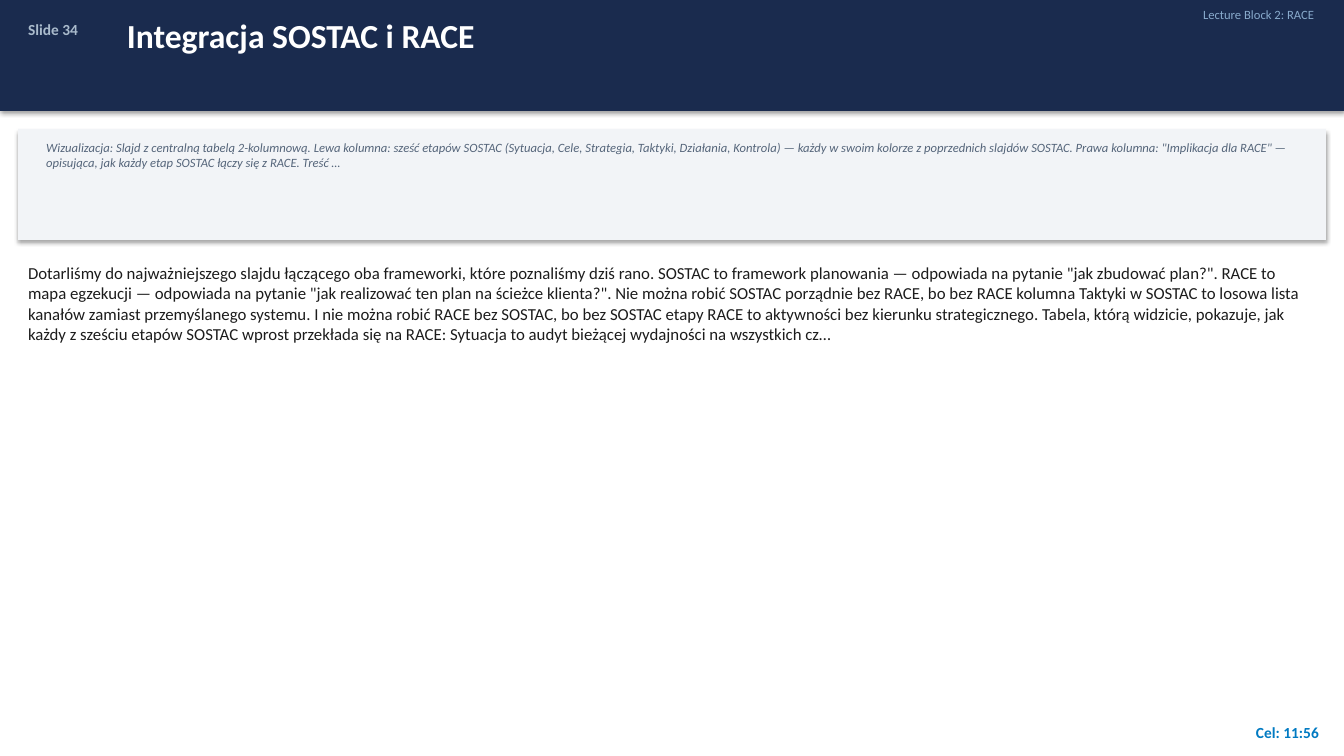
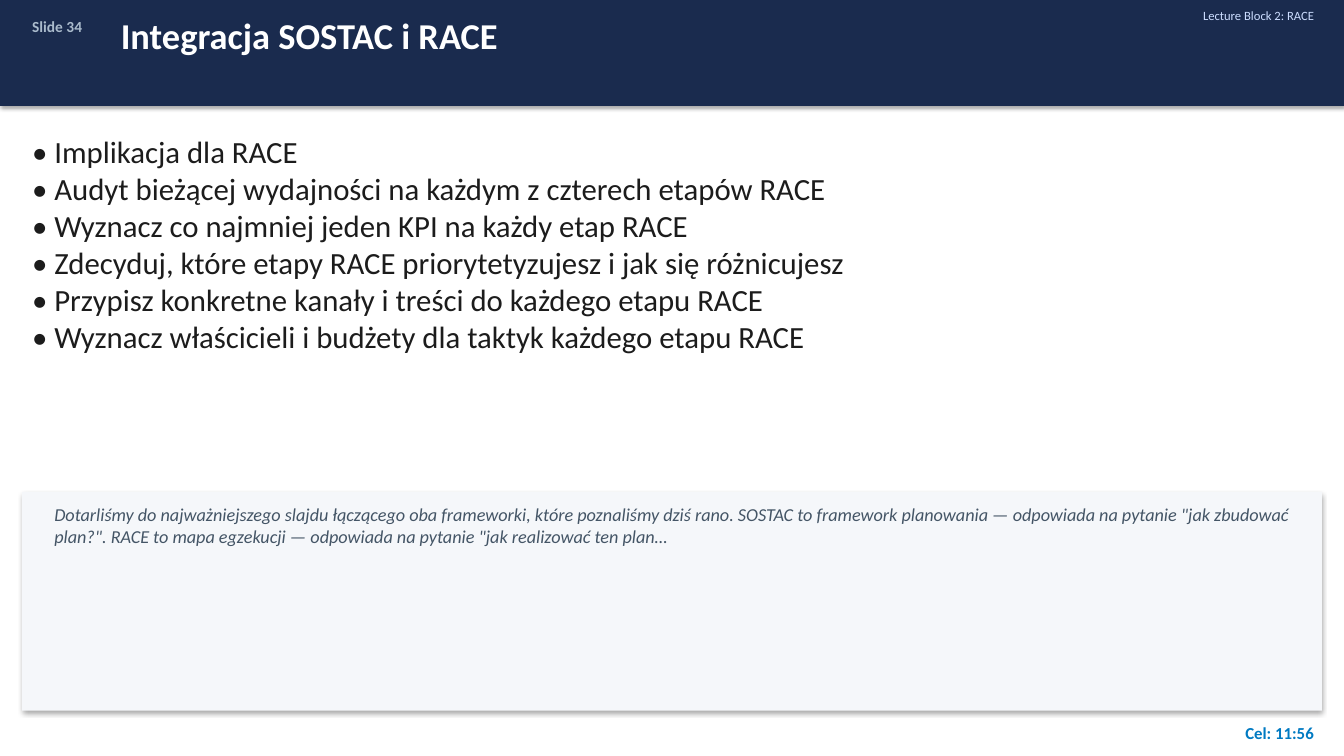
Before and after one commit to porwisz/marketing-zajecia, a slide deck: slide 34 of course-materials/Strategia_Marketingu_Cyfrowego.pptx. Drawn at 1344x756 pixels with LibreOffice and Linux fonts; fonts in the diff are those of the drawing. Boxes give left, top, right and bottom in pixels: in the first picture for what was removed or moved away, otherwise in the second. Text is boxed around its words. In the diff, an @@ line names an element or a change of style, - is before the commit and + after.

```diff
--- a/course-materials/Strategia_Marketingu_Cyfrowego.pptx
+++ b/course-materials/Strategia_Marketingu_Cyfrowego.pptx
@@ rectangle: place and size @@
-rectangle at bbox=[0, 0, 1344, 111]
+rectangle at bbox=[0, 0, 1344, 106]
@@ text "Slide 34": place and size @@
-text "Slide 34" at bbox=[28, 24, 78, 35]
+text "Slide 34" at bbox=[32, 21, 82, 32]
@@ text "Integracja SOSTAC i RACE" at bbox=[121, 23, 497, 55]: size 24 to 26 pt @@
@@ text "Lecture Block 2: RACE" at bbox=[1203, 11, 1314, 20]: text colour #88AACC to #CCDDFF @@
@@ rectangle removed at bbox=[18, 129, 1326, 240] @@
@@ text removed at bbox=[46, 143, 1272, 169] @@
-Wizualizacja: Slajd z centralną tabelą 2-kolumnową. Lewa kolumna: sześć etapów SOSTAC (Sytuacja, Cele, Strategia, Taktyki, Działania, Kontrola) — każdy w swoim kolorze z poprzednich slajdów SOSTAC. Prawa kolumna: "Implikacja dla RACE" — opisująca, jak każdy etap SOSTAC łączy się z RACE. Treść …
@@ text added at bbox=[54, 141, 843, 354], 22 pt, text #1C1C1C @@
+• Implikacja dla RACE
+• Audyt bieżącej wydajności na każdym z czterech etapów RACE
+• Wyznacz co najmniej jeden KPI na każdy etap RACE
+• Zdecyduj, które etapy RACE priorytetyzujesz i jak się różnicujesz
+• Przypisz konkretne kanały i treści do każdego etapu RACE
+• Wyznacz właścicieli i budżety dla taktyk każdego etapu RACE
@@ rectangle added at bbox=[22, 492, 1322, 711], fill #F5F7FA @@
@@ text at bbox=[54, 508, 1288, 546]: text changed; size 12 to 13 pt; text colour #1C1C1C to #445566; italic on @@
-Dotarliśmy do najważniejszego slajdu łączącego oba frameworki, które poznaliśmy dziś rano. SOSTAC to framework planowania — odpowiada na pytanie "jak zbudować plan?". RACE to mapa egzekucji — odpowiada na pytanie "jak realizować ten plan na ścieżce klienta?". Nie można robić SOSTAC porządnie bez RACE, bo bez RACE kolumna Taktyki w SOSTAC to losowa lista kanałów zamiast przemyślanego systemu. I nie można robić RACE bez SOSTAC, bo bez SOSTAC etapy RACE to aktywności bez kierunku strategicznego. Tabela, którą widzicie, pokazuje, jak każdy z sześciu etapów SOSTAC wprost przekłada się na RACE: Sytuacja to audyt bieżącej wydajności na wszystkich cz…
+Dotarliśmy do najważniejszego slajdu łączącego oba frameworki, które poznaliśmy dziś rano. SOSTAC to framework planowania — odpowiada na pytanie "jak zbudować plan?". RACE to mapa egzekucji — odpowiada na pytanie "jak realizować ten plan…
@@ text "Cel: 11:56": place and size @@
-text "Cel: 11:56" at bbox=[1256, 727, 1318, 738]
+text "Cel: 11:56" at bbox=[1245, 727, 1314, 739]
@@ text "Cel: 11:56" at bbox=[1245, 727, 1314, 739]: size 11 to 12 pt @@
```
Also in this commit, not shown: 81 other slides changed, 3 slides added, 3 slides removed, 1 other file.
